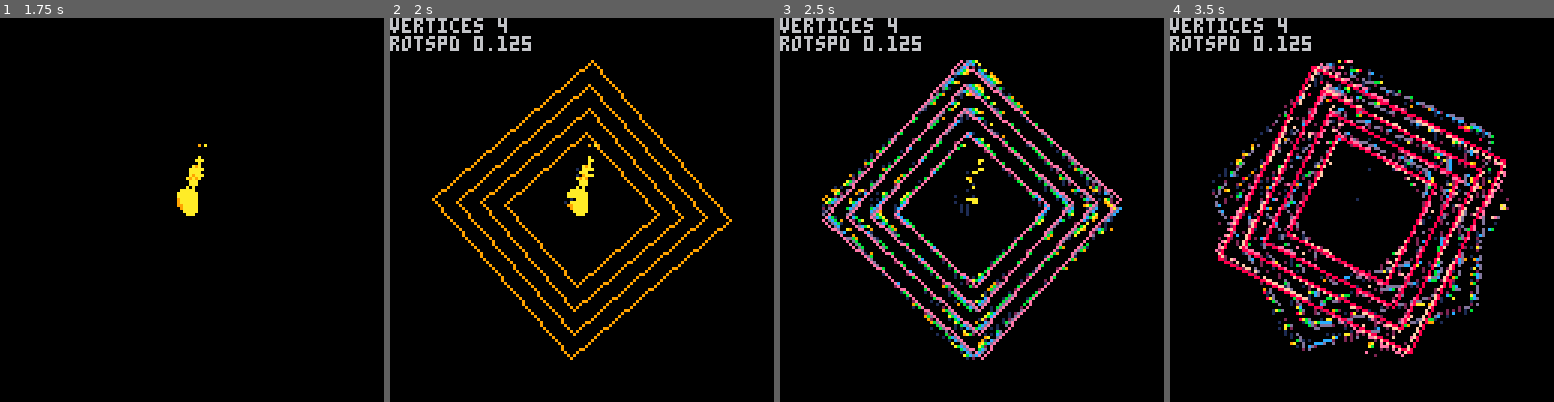
Above: before the commit, frames 1-4 (left to right).
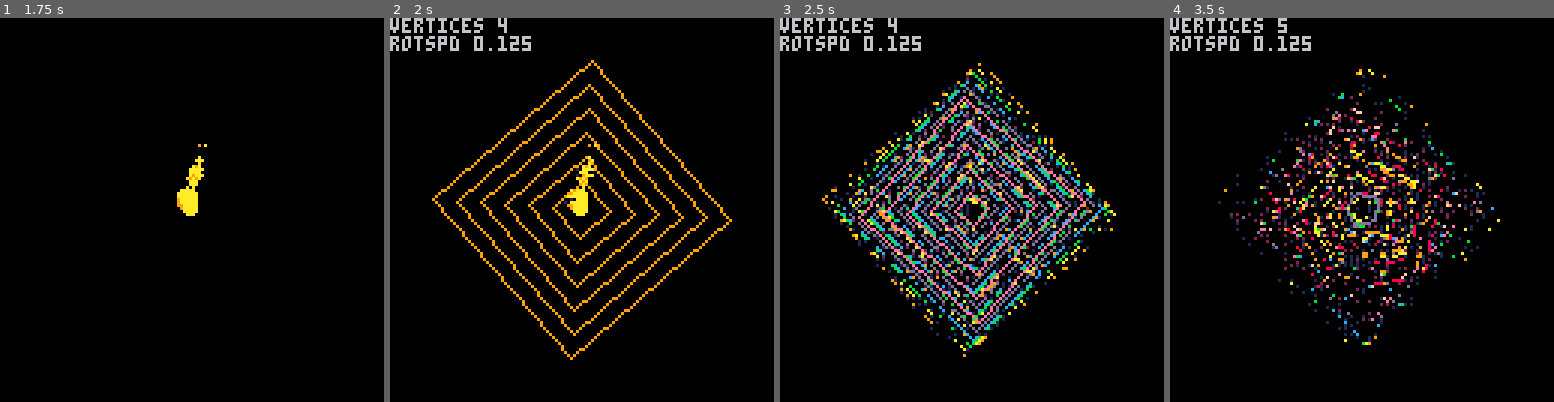
Above: after the commit, the same moments.

Repository: CRBroughton/pico-particles
Game: PICO-8 cartridge pico-particles.p8
Same seed, same stepped clock (60 frames per second), same inputs: the game is played once before the commit and once after it.
Inputs:
- Up to frame 1 (1.75 s): tap X (X key) at 0.33, 1.07 s; tap O (Z key) at 0.7, 1.7 s; hold Right from 1.6 s (still down)
- Up to frame 2 (2 s): keep holding Right; tap X (X key) at 1.85 s
- Up to frame 3 (2.5 s): release Right at 2.1 s; tap O (Z key) at 2.1 s; hold Up 2.15-2.42 s; hold Right from 2.47 s (still down)
- Up to frame 4 (3.5 s): tap O (Z key) at 2.5, 2.9, 3.3 s; tap X (X key) at 2.97 s; release Right at 3.03 s; hold Left from 3.08 s (still down)

Frame 1 is identical in both runs. In frame 2, 0.7% of the frame differs, in the area x 35-65%, y 35-65%; in frame 3, 19%; in frame 4, 19%, in the area x 10-89%, y 0-89%.

Commit message:
feat: :sparkles: radius changes with time

Diff:
--- a/polygon.lua
+++ b/polygon.lua
@@ -43,12 +43,13 @@
         end
 
         self.frameCount += 1
-        for radius = 50, 20, -8 do
+        radius = map2(cos(t()*self.radiusSpeed+.5)^.5, {6,60})
+        for r = radius, 4, -8 do
             for i = 1, #self.points do
                 local p1, p2 = self.points[i], self.points[i + 1]
                 -- connect last & first point
                 if (i == #self.points) p2 = self.points[1]
-                line(64 + radius * p1.x, 64 + radius * p1.y, 64 + radius * p2.x,64 + radius * p2.y, self.frameCount%8+8)
+                line(64 + r * p1.x, 64 + r * p1.y, 64 + r * p2.x,64 + r * p2.y, self.frameCount%8+8)
             end
         end
 
